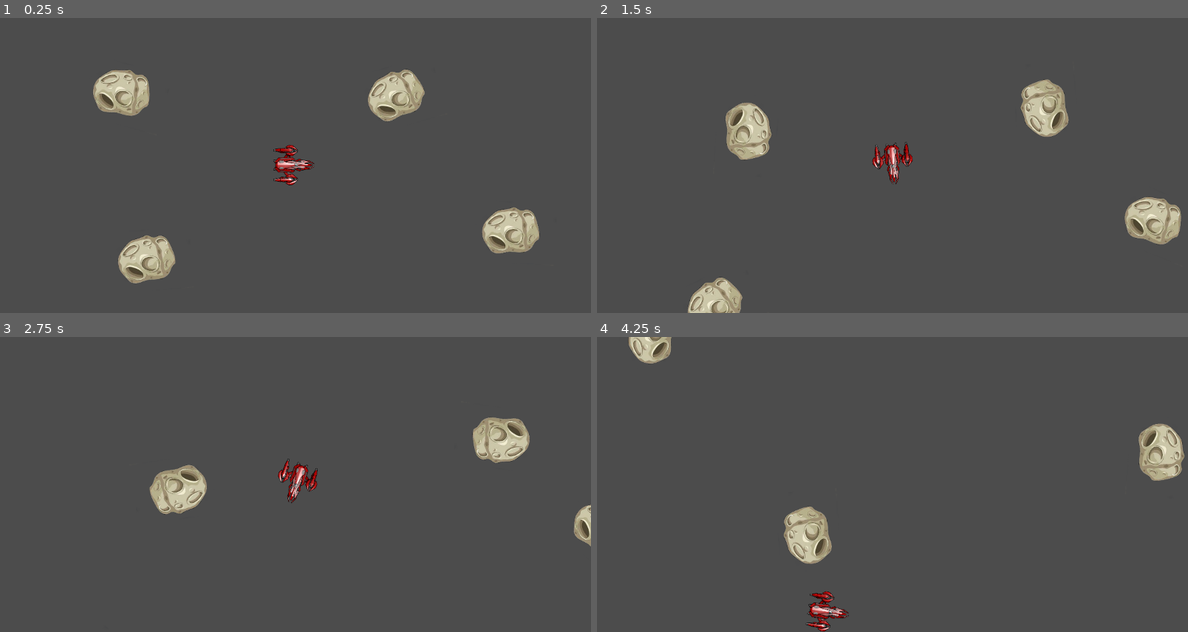
Above: before the commit, frames 1-4 (two rows, left to right).
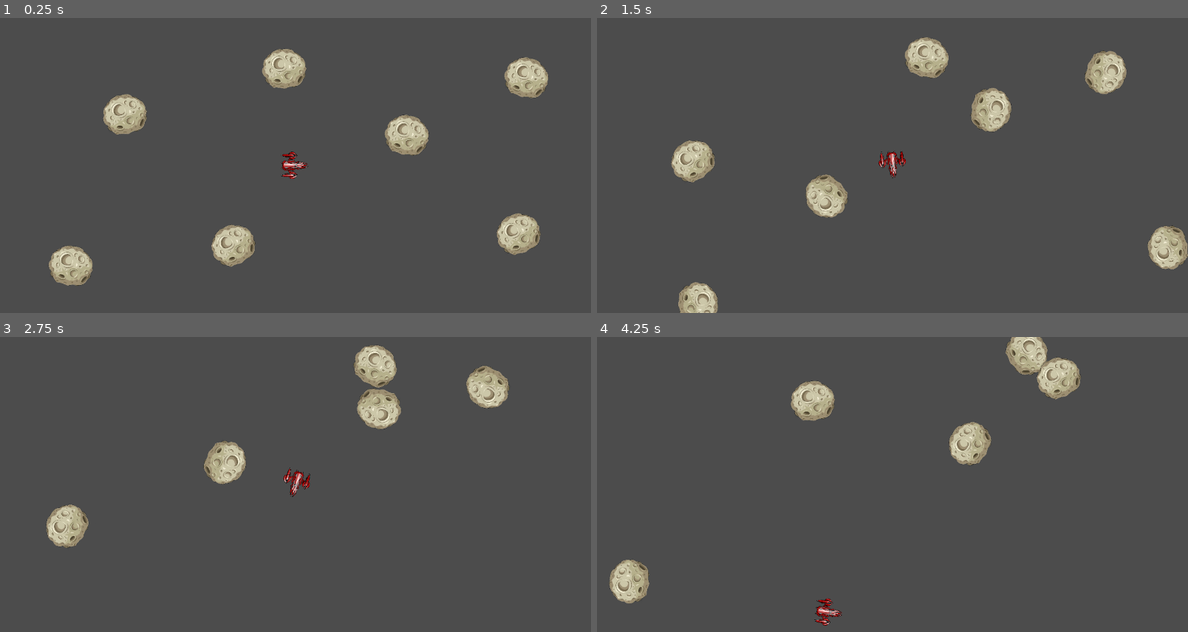
Above: after the commit, the same moments.

Repository: cesarmg1980/godot_asteroids_tutorial
Game: Godot game, scene res://Main.tscn
Two runs of this game, one before a commit and one after it. Both use one fixed random seed, a clock stepped at 60 frames per second and the inputs below. This scene is started directly instead of the project's main scene.
Inputs:
- Up to frame 1 (0.25 s): no input
- Up to frame 2 (1.5 s): tap Enter (ui_accept) at 0.5, 0.77 s; hold Right (ui_right) 0.53-1.28 s; hold Left (ui_left) from 1.28 s (still down)
- Up to frame 3 (2.75 s): tap Enter (ui_accept) at 1.52 s; release Left (ui_left) at 2.03 s; hold Right (ui_right) from 2.03 s (still down)
- Up to frame 4 (4.25 s): release Right (ui_right) at 2.78 s; hold Up (ui_up) 2.78-3.53 s; tap Enter (ui_accept) at 3.02, 3.77 s; hold Left (ui_left) from 3.53 s (still down)

The runs differ from the first frame. In frame 1, 9.1% of the frame differs, in the area x 8-93%, y 10-91%; in frame 2, 9.3%, in the area x 12-100%, y 6-100%; in frame 3, 7.0%; in frame 4, 7.2%.

Commit message:
fixed weird behavior with asteroids collision

Diff:
--- a/Asteroid.gd
+++ b/Asteroid.gd
@@ -20,7 +20,8 @@
 	var ret = move_and_collide(velocity * delta)
 
 	if ret:
-		velocity += ret.normal * (ret.collider_velocity.length() * bounce)
+		#velocity += ret.normal * (ret.collider_velocity.length() * bounce)
+		velocity = velocity.bounce(ret.normal)
 
 	var position = get_position()
 
--- a/Asteroid.tscn
+++ b/Asteroid.tscn
@@ -1,28 +1,28 @@
 [gd_scene load_steps=4 format=2]
 
 [ext_resource path="res://Asteroid.gd" type="Script" id=1]
-[ext_resource path="res://Meteorite_2.png" type="Texture" id=2]
+[ext_resource path="res://meteorite_1.png" type="Texture" id=2]
 
 [sub_resource type="CircleShape2D" id=1]
-radius = 54.969
+radius = 42.0605
 
 [node name="Asteroid" type="KinematicBody2D"]
-position = Vector2( 647.918, 301.528 )
+position = Vector2( 650.185, 333.048 )
 script = ExtResource( 1 )
 __meta__ = {
 "_edit_group_": true
 }
 
 [node name="Sprite" type="Sprite" parent="."]
-position = Vector2( 1.50101, 0.707642 )
-scale = Vector2( 0.661749, 0.64606 )
+position = Vector2( -1.4989, -1.29236 )
+scale = Vector2( 0.373811, 0.409696 )
 texture = ExtResource( 2 )
 __meta__ = {
 "_edit_group_": true
 }
 
 [node name="CollisionShape2D" type="CollisionShape2D" parent="."]
-position = Vector2( -0.342834, -0.171387 )
+position = Vector2( -4.34283, -1.17136 )
 shape = SubResource( 1 )
 __meta__ = {
 "_edit_group_": true
--- a/Main.tscn
+++ b/Main.tscn
@@ -1,21 +1,30 @@
 [gd_scene load_steps=3 format=2]
 
-[ext_resource path="res://Asteroid.tscn" type="PackedScene" id=1]
-[ext_resource path="res://Player.tscn" type="PackedScene" id=2]
+[ext_resource path="res://Player.tscn" type="PackedScene" id=1]
+[ext_resource path="res://Asteroid.tscn" type="PackedScene" id=2]
 
 [node name="Main" type="Node2D"]
 
-[node name="Asteroid" parent="." instance=ExtResource( 1 )]
-position = Vector2( 783.783, 154.046 )
+[node name="Player" parent="." instance=ExtResource( 1 )]
+position = Vector2( 587.499, 294.323 )
 
-[node name="Player" parent="." instance=ExtResource( 2 )]
-position = Vector2( 596.484, 323.685 )
+[node name="Asteroid" parent="." instance=ExtResource( 2 )]
+position = Vector2( 1034.62, 435.485 )
 
-[node name="Asteroid2" parent="." instance=ExtResource( 1 )]
-position = Vector2( 236.526, 138.026 )
+[node name="Asteroid2" parent="." instance=ExtResource( 2 )]
+position = Vector2( 134.529, 491.474 )
 
-[node name="Asteroid3" parent="." instance=ExtResource( 1 )]
-position = Vector2( 1019.82, 439.554 )
+[node name="Asteroid3" parent="." instance=ExtResource( 2 )]
+position = Vector2( 561.336, 110.2 )
 
-[node name="Asteroid4" parent="." instance=ExtResource( 1 )]
-position = Vector2( 310.365, 473.821 )
+[node name="Asteroid4" parent="." instance=ExtResource( 2 )]
+position = Vector2( 268.045, 179.715 )
+
+[node name="Asteroid5" parent="." instance=ExtResource( 2 )]
+position = Vector2( 1078.92, 127.179 )
+
+[node name="Asteroid6" parent="." instance=ExtResource( 2 )]
+position = Vector2( 834.239, 252.128 )
+
+[node name="Asteroid7" parent="." instance=ExtResource( 2 )]
+position = Vector2( 478.824, 483.782 )
--- a/Player.gd
+++ b/Player.gd
@@ -19,9 +19,7 @@
 func _ready():
 	screen_size = get_viewport_rect().size
 	pos = Vector2(screen_size.x / 2, screen_size.y /2)
-	#position = pos
 	set_position(pos)
-	#set_pos(pos)
 	set_process(true)
 
 
--- a/Player.tscn
+++ b/Player.tscn
@@ -2,26 +2,26 @@
 
 [ext_resource path="res://Player.gd" type="Script" id=1]
 [ext_resource path="res://blast.tscn" type="PackedScene" id=2]
-[ext_resource path="res://shipIzq0001.png" type="Texture" id=3]
-[ext_resource path="res://shipIzq0002.png" type="Texture" id=4]
-[ext_resource path="res://shipIzq0003.png" type="Texture" id=5]
-[ext_resource path="res://shipIzq0004.png" type="Texture" id=6]
-[ext_resource path="res://shipDer0006.png" type="Texture" id=7]
-[ext_resource path="res://shipDer0007.png" type="Texture" id=8]
-[ext_resource path="res://shipDer0008.png" type="Texture" id=9]
-[ext_resource path="res://shipDer0009.png" type="Texture" id=10]
+[ext_resource path="res://shipDer0006.png" type="Texture" id=3]
+[ext_resource path="res://shipDer0007.png" type="Texture" id=4]
+[ext_resource path="res://shipDer0008.png" type="Texture" id=5]
+[ext_resource path="res://shipDer0009.png" type="Texture" id=6]
+[ext_resource path="res://shipIzq0001.png" type="Texture" id=7]
+[ext_resource path="res://shipIzq0002.png" type="Texture" id=8]
+[ext_resource path="res://shipIzq0003.png" type="Texture" id=9]
+[ext_resource path="res://shipIzq0004.png" type="Texture" id=10]
 [ext_resource path="res://shipFrente.png" type="Texture" id=11]
 
 [sub_resource type="SpriteFrames" id=1]
 animations = [ {
 "frames": [ ExtResource( 3 ), ExtResource( 4 ), ExtResource( 5 ), ExtResource( 6 ) ],
 "loop": false,
-"name": "left",
+"name": "right",
 "speed": 3.0
 }, {
 "frames": [ ExtResource( 7 ), ExtResource( 8 ), ExtResource( 9 ), ExtResource( 10 ) ],
 "loop": false,
-"name": "right",
+"name": "left",
 "speed": 3.0
 }, {
 "frames": [ ExtResource( 11 ) ],
@@ -31,11 +31,11 @@
 } ]
 
 [sub_resource type="CapsuleShape2D" id=2]
-radius = 30.4968
+radius = 16.4638
 height = 29.6758
 
 [node name="Player" type="Area2D"]
-position = Vector2( 600, 300.83 )
+position = Vector2( 592.025, 280.162 )
 script = ExtResource( 1 )
 __meta__ = {
 "_edit_group_": true
@@ -44,19 +44,19 @@
 bullet = ExtResource( 2 )
 
 [node name="spr_player" type="AnimatedSprite" parent="."]
-position = Vector2( -0.902588, 0.218872 )
-scale = Vector2( 0.25, 0.25 )
+position = Vector2( -0.159668, -0.0650635 )
+scale = Vector2( 0.169152, 0.164431 )
 frames = SubResource( 1 )
 animation = "front"
 
 [node name="coll_player" type="CollisionShape2D" parent="."]
-position = Vector2( -0.496765, 0.830032 )
+position = Vector2( 0.0272827, 5.54607 )
 shape = SubResource( 2 )
 
 [node name="laser_container" type="Node" parent="."]
 
 [node name="muzzle" type="Position2D" parent="."]
-position = Vector2( 0, -70.83 )
+position = Vector2( -0.27179, -55.9924 )
 __meta__ = {
 "_edit_group_": true
 }
